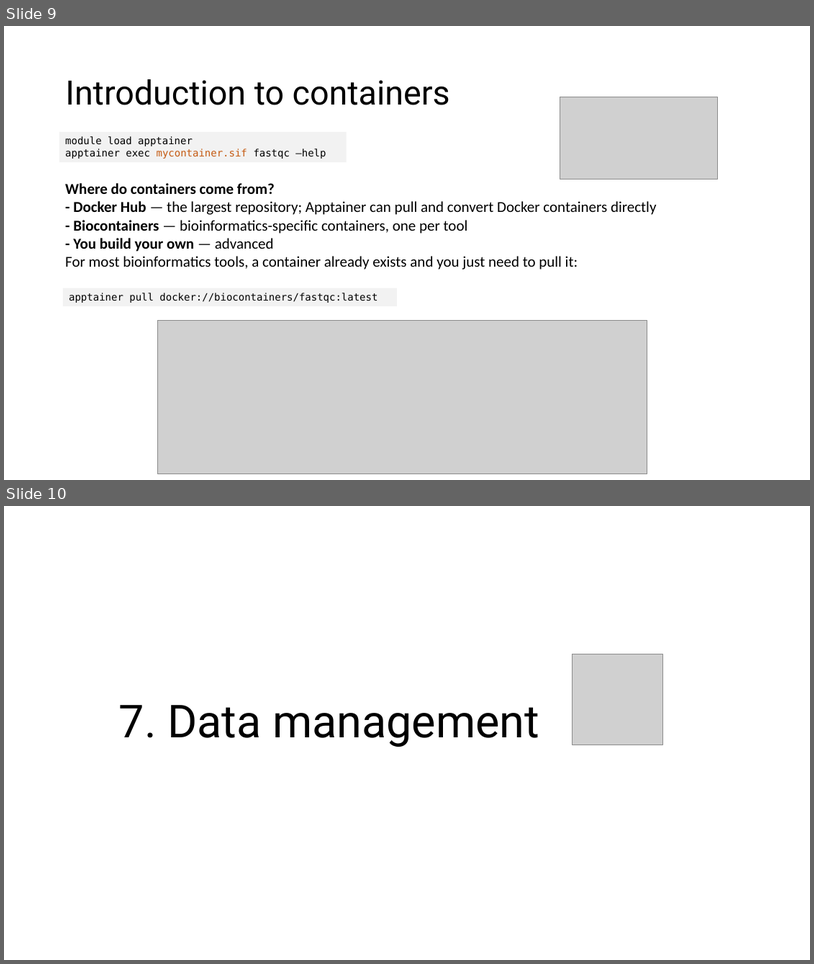
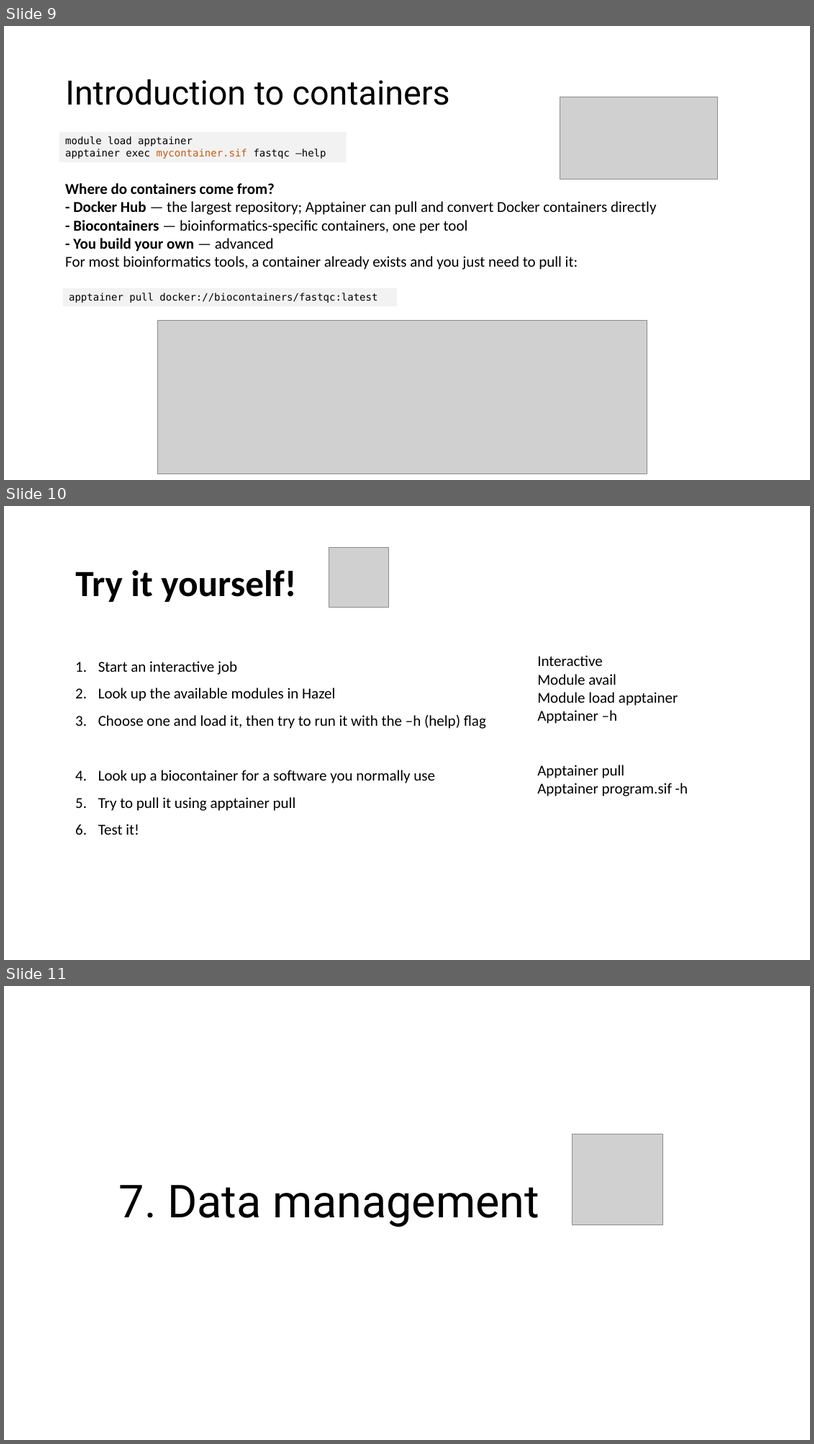
Before and after one commit to hurwitzlab/brc_hazel_training, a slide deck: slides/brc_hazel_week_d4.pptx. Shown one above the other, each under a label of ours: slides 9 and 10 before the commit, slides 9, 10 and 11 after it. The pictures are 814x964 and 814x1444 pixels, drawn with LibreOffice and Linux fonts; fonts in the diff are those of the drawing; grey boxes stand for pictures. Boxes give left, top, right and bottom in pixels: in the first picture for what was removed or moved away, otherwise in the second. Text is boxed around its words. In the diff, an @@ line names an element or a change of style, - is before the commit and + after.

```diff
--- a/slides/brc_hazel_week_d4.pptx
+++ b/slides/brc_hazel_week_d4.pptx
@@ slide 10 added at <box>4,506,810,960</box>, background #FFFFFF @@
@@ picture added at <box>329,548,389,608</box> @@
@@ text added at <box>75,570,296,602</box>, 44 pt, text #000000, bold @@
+Try it yourself!
@@ text added at <box>538,655,688,796</box>, 18 pt, text #000000 @@
+Interactive
+Module avail
+Module load apptainer
+Apptainer –h
+Apptainer pull
+Apptainer program.sif -h
@@ text added at <box>98,661,486,834</box>, 18 pt, text #000000 @@
+1. Start an interactive job
+2. Look up the available modules in Hazel
+3. Choose one and load it, then try to run it with the –h (help) flag
+4. Look up a biocontainer for a software you normally use
+5. Try to pull it using apptainer pull
+6. Test it!
@@ what was slide 10 is now slide 11 @@
```
Also in this commit, not shown: 5 other slides added, 1 other file.
